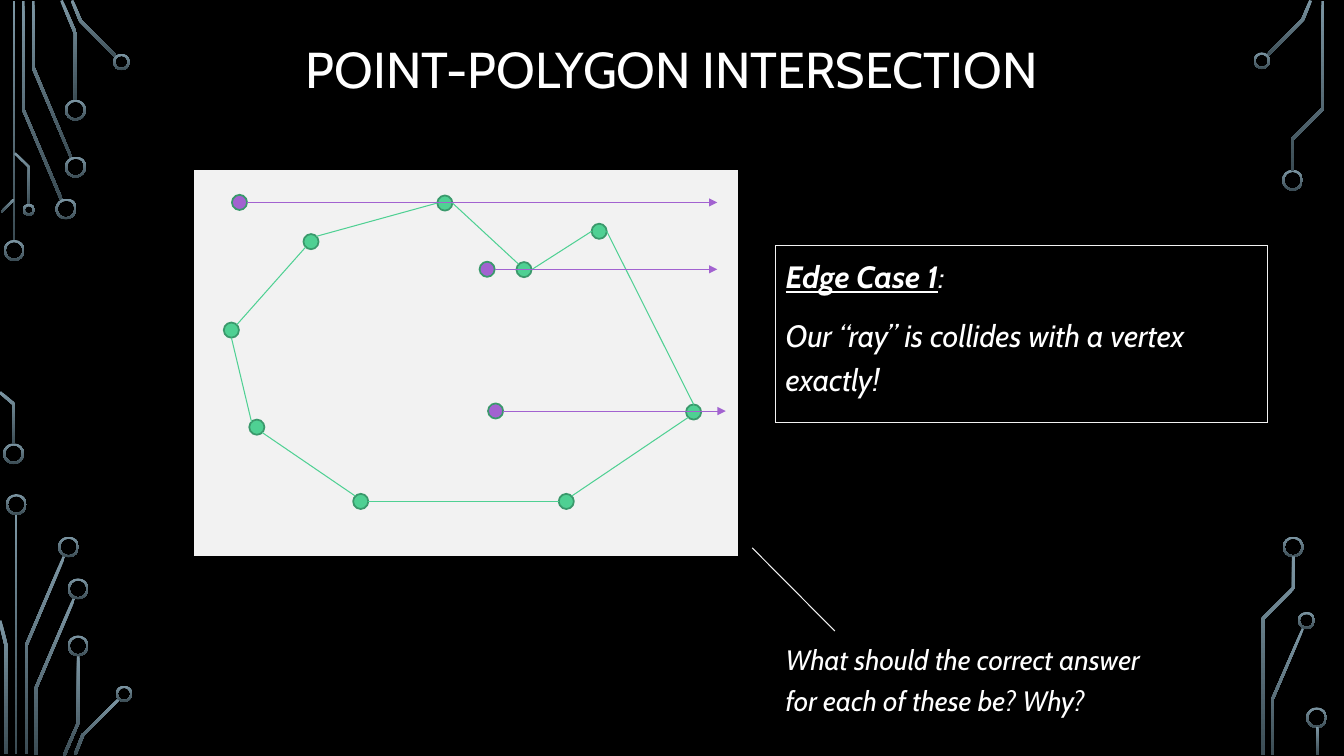
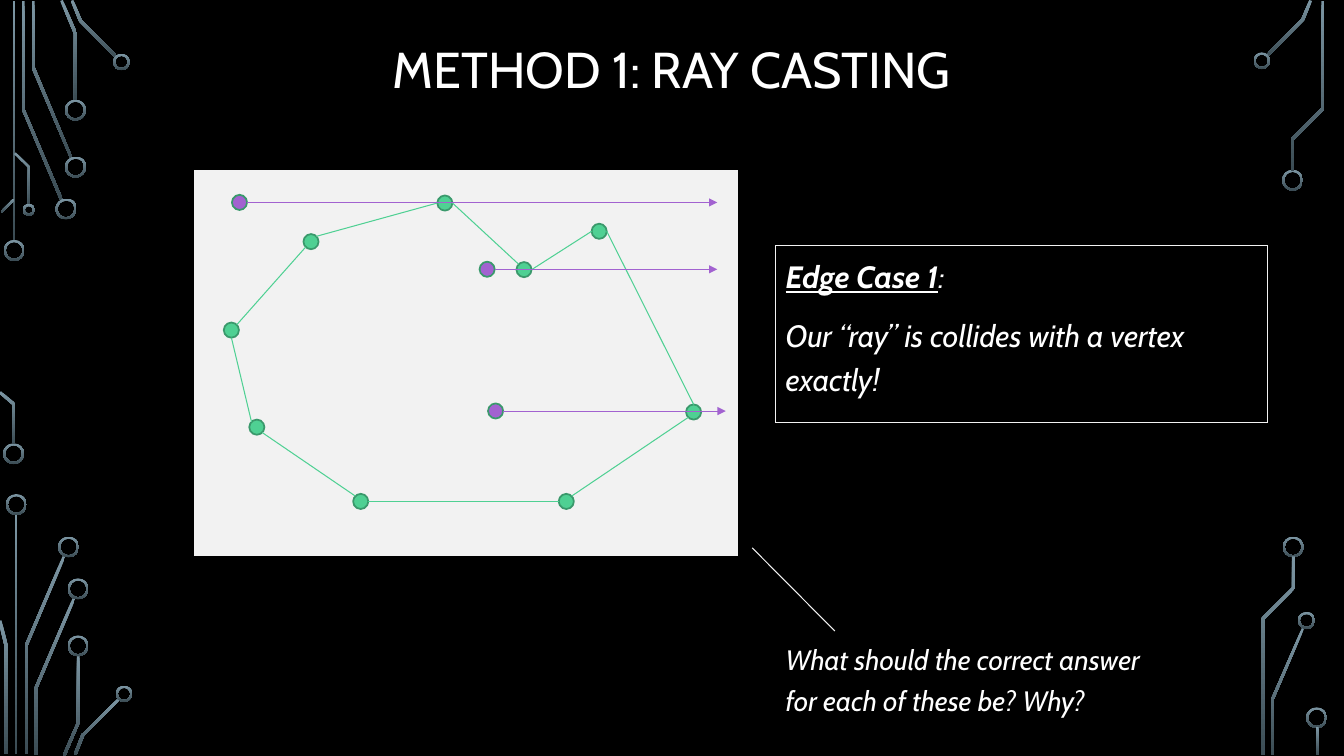
Before and after one commit to janiceeguo/advAlgo, a slide deck: slide 19 of slides/ComputationalGeom-part1-Intersections.pptx. Drawn at 1344x756 pixels with LibreOffice and Linux fonts; fonts in the diff are those of the drawing; background and template pictures are left out. Boxes give left, top, right and bottom in pixels: in the first picture for what was removed or moved away, otherwise in the second. Text is boxed around its words. In the diff, an @@ line names an element or a change of style, - is before the commit and + after.

```diff
--- a/slides/ComputationalGeom-part1-Intersections.pptx
+++ b/slides/ComputationalGeom-part1-Intersections.pptx
@@ title at [393,52,951,89]: text changed @@
-POINT-POLYGON INTERSECTION
+METHOD 1: RAY CASTING
```
Also in this commit, not shown: 6 other slides changed, 4 slides added, 3 other files.
